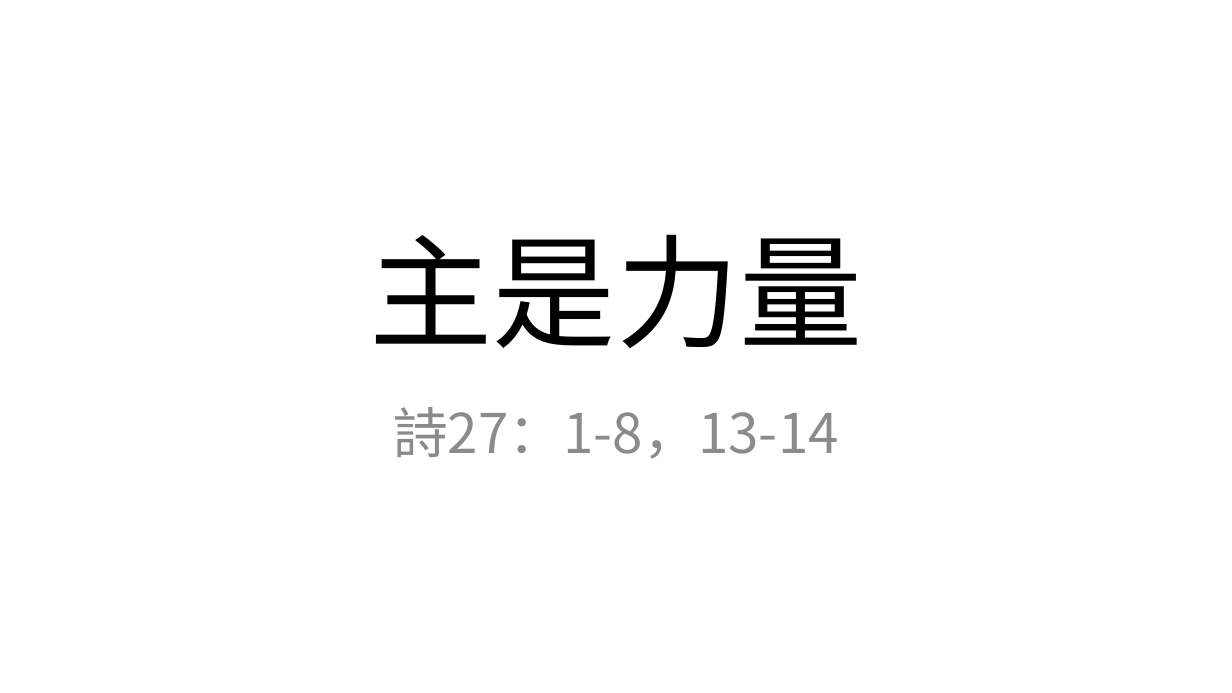
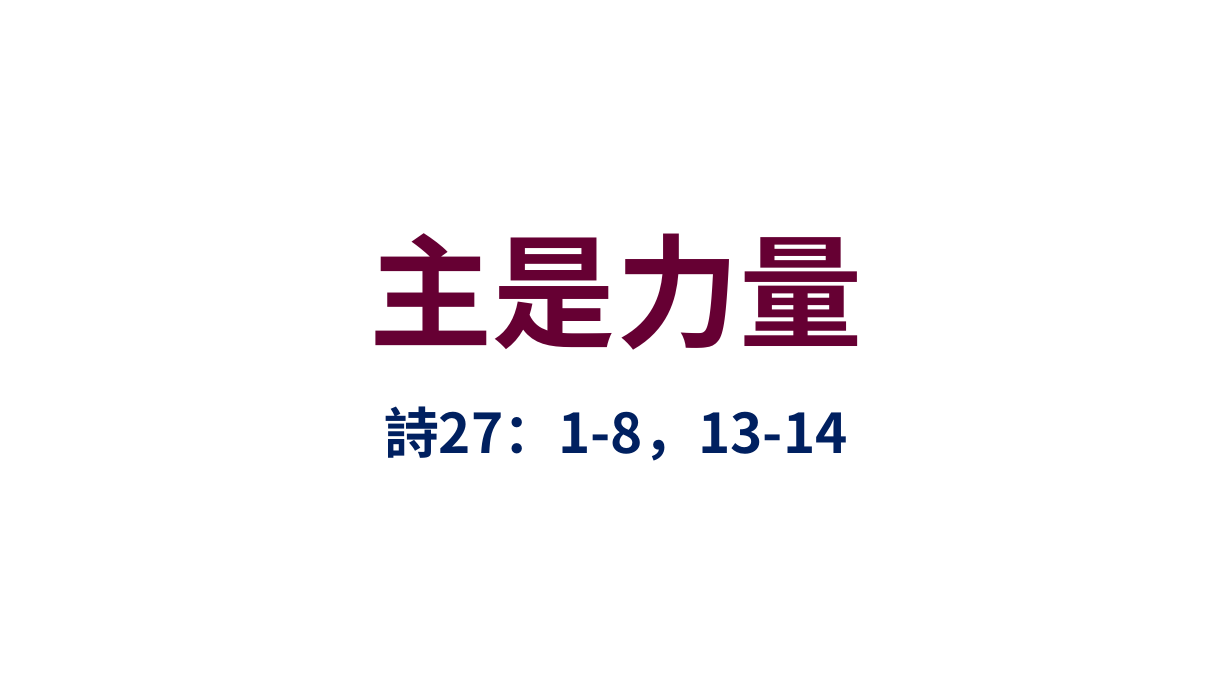
Before and after one commit to batisuoc/worship-resources, a slide deck: slide 1 of 63主是力量.pptx. Drawn at 1232x693 pixels with LibreOffice and Linux fonts; fonts in the diff are those of the drawing; background and template pictures are left out. Boxes give left, top, right and bottom in pixels: in the first picture for what was removed or moved away, otherwise in the second. Text is boxed around its words. In the diff, an @@ line names an element or a change of style, - is before the commit and + after.

```diff
--- a/63主是力量.pptx
+++ b/63主是力量.pptx
@@ title "主是力量" at (370, 233, 863, 350): font Noto Sans CJK TC to Noto Sans CJK SC, text colour #000000 to #660033, bold on @@
@@ subtitle "詩27：1-8，13-14" at (384, 406, 848, 461): font Noto Sans CJK TC to Noto Sans CJK SC, text colour #8C8C8C to #002060, bold on @@
```
Also in this commit, not shown: 5 other slides changed, 1 slide added.
